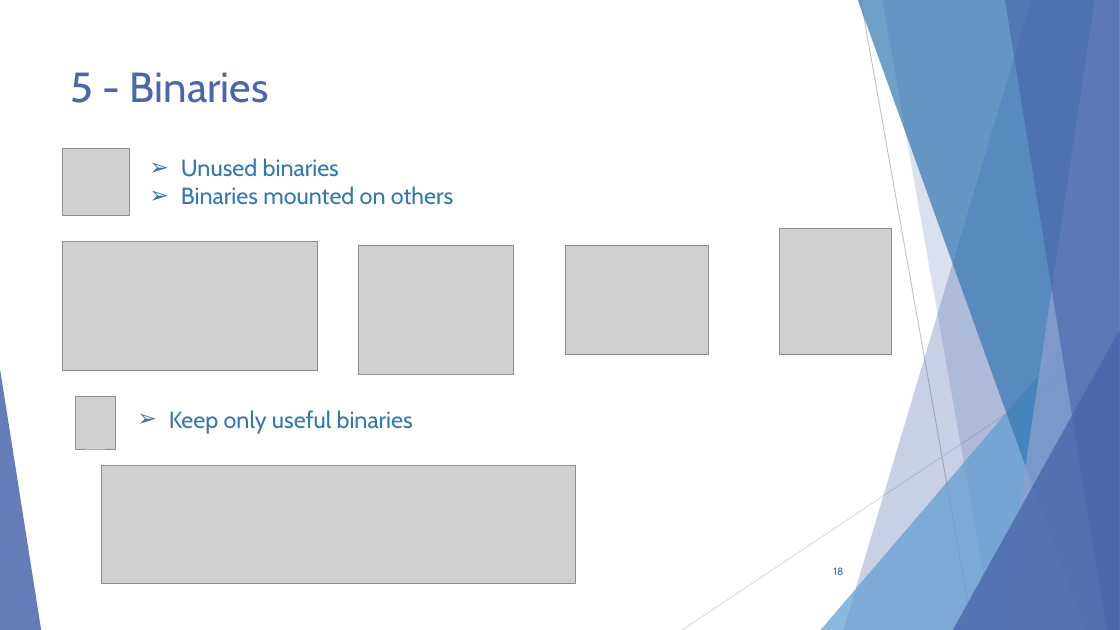
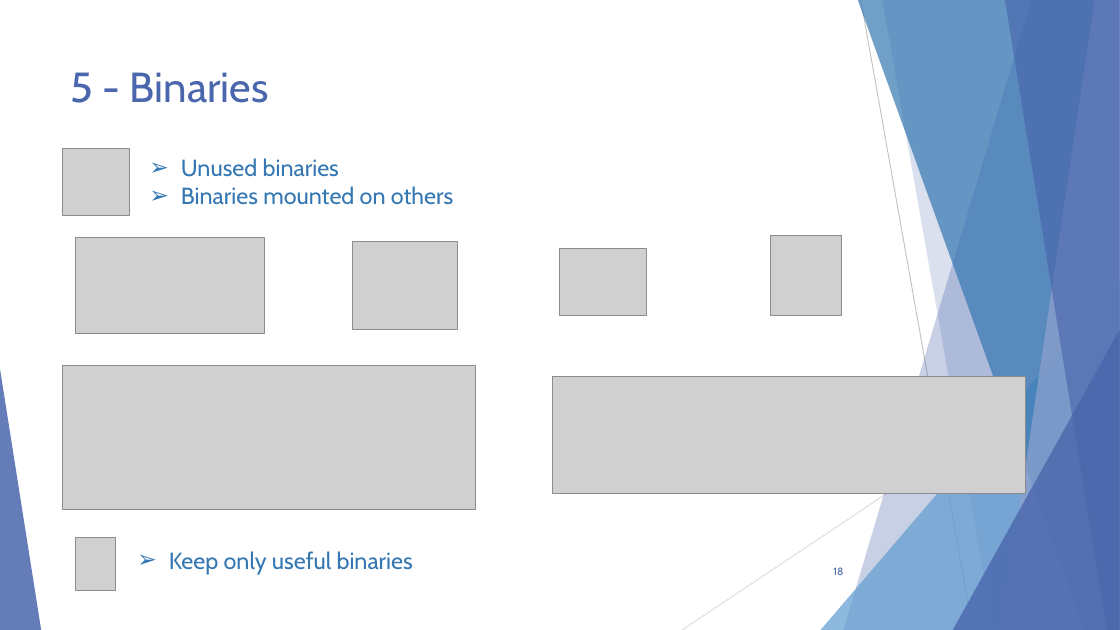
Before and after one commit to alexandreAubois/Secu_linux, a slide deck: slide 18 of Projet-Linux.pptx. Drawn at 1120x630 pixels with LibreOffice and Linux fonts; fonts in the diff are those of the drawing; grey boxes stand for pictures. Boxes give left, top, right and bottom in pixels: in the first picture for what was removed or moved away, otherwise in the second. Text is boxed around its words. In the diff, an @@ line names an element or a change of style, - is before the commit and + after.

```diff
--- a/Projet-Linux.pptx
+++ b/Projet-Linux.pptx
@@ picture: place and size @@
-picture at <box>62,241,318,371</box>
+picture at <box>76,238,265,334</box>
@@ picture: place and size @@
-picture at <box>780,229,891,355</box>
+picture at <box>770,235,841,315</box>
@@ picture: place and size @@
-picture at <box>359,245,513,375</box>
+picture at <box>353,242,458,329</box>
@@ picture: place and size @@
-picture at <box>565,245,709,355</box>
+picture at <box>560,249,646,315</box>
@@ picture added at <box>62,365,476,510</box> @@
@@ picture: place and size @@
-picture at <box>102,465,576,583</box>
+picture at <box>553,376,1027,494</box>
@@ picture: place and size @@
-picture at <box>76,397,116,450</box>
+picture at <box>76,538,116,591</box>
@@ text "Keep only useful binaries": place and size @@
-text "Keep only useful binaries" at <box>169,410,413,434</box>
+text "Keep only useful binaries" at <box>169,551,413,575</box>
```
Also in this commit, not shown: 4 other slides changed.
